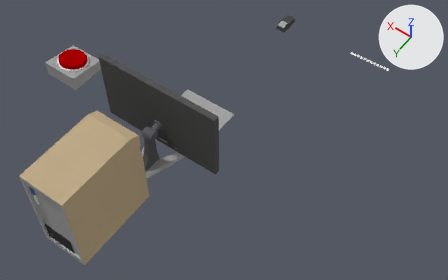
Renders of the Blender file Art_Assets/GoalComputer/GoalComputer.blend from each side of a commit.
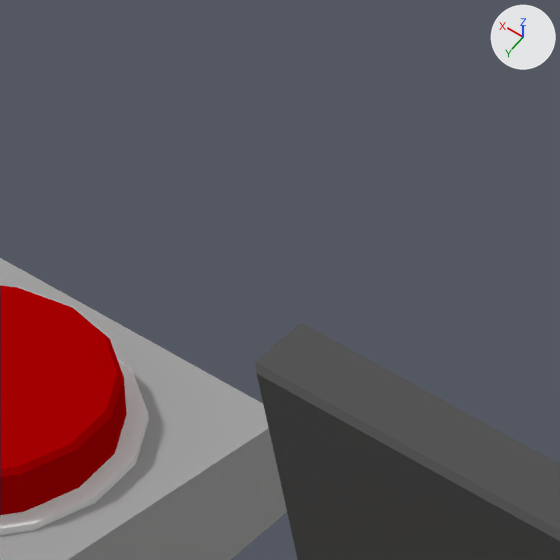
The first picture shows the older version from a 50 mm lens placed at (-1.011, 1.89, 1.879), pointed at (-0.186, 0.736, 0.065). The close-ups show both versions on the part from 17% to 28% of the width and 9% to 26% of the height of that picture; other places that the commit changed are outside them. Every picture has the same lights, and +X, +Y and +Z are marked at upper right.

Script lines for the objects in view, before the commit:
```python
me_cube_002 = bpy.data.meshes.new('Cube.002')
me_cube_002.from_pydata(...)  # 90 vertices, 88 faces; spans x -0.25..0.25, y -0.072..0.021, z -0.1..0.2
# faces by material slot: [30, 58]
me_cube_002.materials.append(mat_monitorframemat)  # dark grey #575757
me_cube_002.materials.append(mat_monitormountmat)  # dark grey #646469
me_cube_005 = bpy.data.meshes.new('Cube.005')
me_cube_005.from_pydata(...)  # 61 vertices, 58 faces; spans x -0.079..0.079, y -0.079..0.079, z 0.0..0.066
# faces by material slot: [15, 4, 32, 2, 5]
me_cube_005.materials.append(mat_hackbuttonbasemat)  # grey #a5a5a5
me_cube_005.materials.append(mat_darknessmat)  # black #000000
me_cube_005.materials.append(mat_buttonringmat)  # light grey #e4e4e4
me_cube_005.materials.append(mat_usbinnerwallsmat)  # dark grey #6d6d6d
me_cube_005.materials.append(mat_usbcontactmat)  # dark grey #4b4b4b
me_cube_006 = bpy.data.meshes.new('Cube.006')
me_cube_006.from_pydata(...)  # 49 vertices, 48 faces; spans x -0.0568..0.0583, y -0.0569..0.0582, z -0.0028..0.0202
me_cube_006.materials.append(mat_hackbuttonmat)  # red #aa0002
ob_hackbuttonbase = bpy.data.objects.new('HackButtonBase', me_cube_005)
ob_hackbuttonbase.location = (0.5657, 0.7552, 0.0)
ob_hackbuttonbutton = bpy.data.objects.new('HackButtonButton', me_cube_006)
ob_hackbuttonbutton.location = (0.5657, 0.7536, 0.0535)
ob_hackbuttonbutton.rotation_euler = (0.157, 0.0, 0.0)  # degrees (9, 0, 0)
ob_monitorframe = bpy.data.objects.new('MonitorFrame', me_cube_002)
ob_monitorframe.location = (0.0, 0.9263, 0.1588)
```
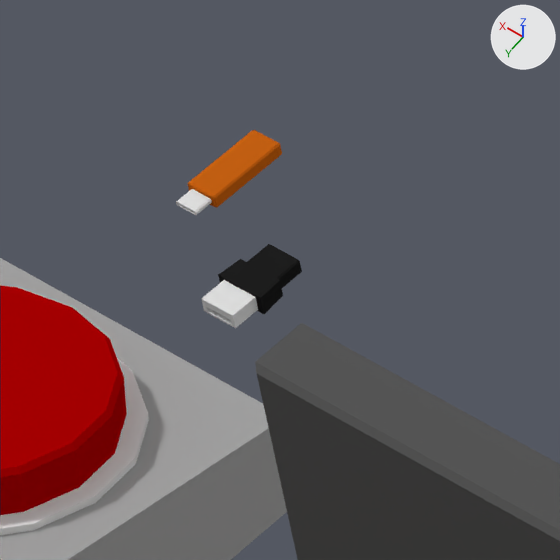
Diff of the bpy script that builds the scene:
```diff
--- a/Art_Assets/GoalComputer/GoalComputer.blend.py
+++ b/Art_Assets/GoalComputer/GoalComputer.blend.py
@@ mat_usbbodymat @@
+mat_usbbodymat = diffuse_material('USBBodyMat')
+mat_usbbodymat.base_color = (0.57, 0.12, 0.00633)  # orange #c76113
@@ mat_usbplugmat @@
+mat_usbplugmat = diffuse_material('USBPlugMat')
+mat_usbplugmat.base_color = (0.761, 0.761, 0.761)  # light grey #e2e2e2
@@ mat_adaptermat @@
+mat_adaptermat = diffuse_material('AdapterMat')
+mat_adaptermat.base_color = (0.0134, 0.0134, 0.0134)  # black #1f1f1f
@@ me_cube_004 @@
+me_cube_004.from_pydata(...)  # 64 vertices, 62 faces; spans x -0.0069..0.0069, y -0.036..0.0085, z -0.0029..0.0029
+# faces by material slot: [35, 27]
+me_cube_004.materials.append(mat_usbbodymat)  # orange #c76113
+me_cube_004.materials.append(mat_usbplugmat)  # light grey #e2e2e2
@@ me_cube_013 @@
+me_cube_013.from_pydata(...)  # 64 vertices, 64 faces; spans x -0.0104..0.0104, y -0.0123..0.0233, z -0.0042..0.0042
+# faces by material slot: [40, 13, 6, 5]
+me_cube_013.materials.append(mat_adaptermat)  # black #1f1f1f
+me_cube_013.materials.append(mat_usbplugmat)  # light grey #e2e2e2
+me_cube_013.materials.append(mat_voidmat)  # black #000000
+me_cube_013.materials.append(mat_usbcontactmat)  # dark grey #4b4b4b
@@ ob_usbcthumbdrive @@
+ob_usbcthumbdrive = bpy.data.objects.new('USBcThumbDrive', me_cube_004)
+ob_usbcthumbdrive.location = (0.6132, 0.5899, 0.0116)
@@ ob_usbadapter @@
+ob_usbadapter = bpy.data.objects.new('USBAdapter', me_cube_013)
+ob_usbadapter.location = (0.5656, 0.609, 0.0116)
```

Location of each change, [x1, y1, x2, y2] in pixels of the close-ups (560 x 560 px):
'USBAdapter', added
    after: [202, 244, 302, 328]
    faces in mat_adaptermat (black #1f1f1f): [218, 244, 302, 314]
    faces in mat_usbplugmat (light grey #e2e2e2): [202, 280, 258, 328]
'USBcThumbDrive', added (orange)
    after: [176, 130, 282, 215]
    faces in mat_usbbodymat (orange #c76113): [188, 130, 282, 208]
    faces in mat_usbplugmat (light grey #e2e2e2): [176, 189, 212, 215]
